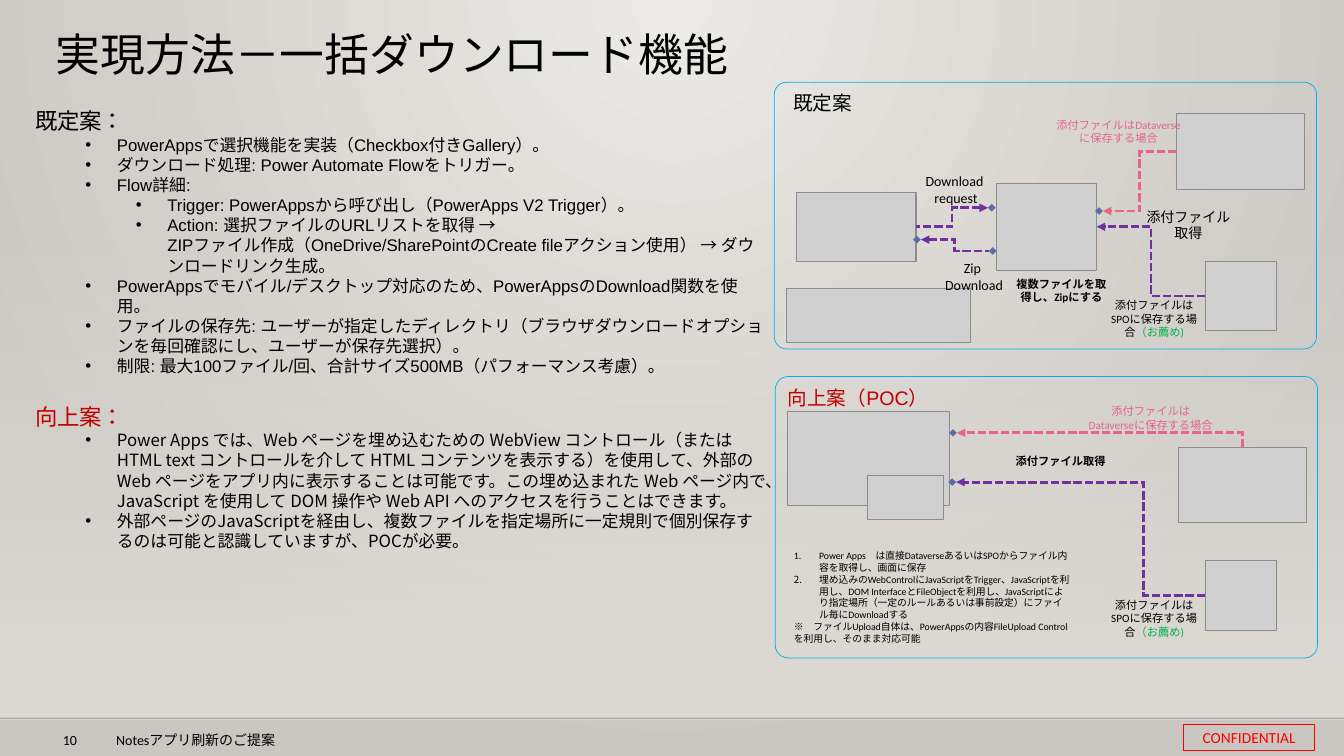
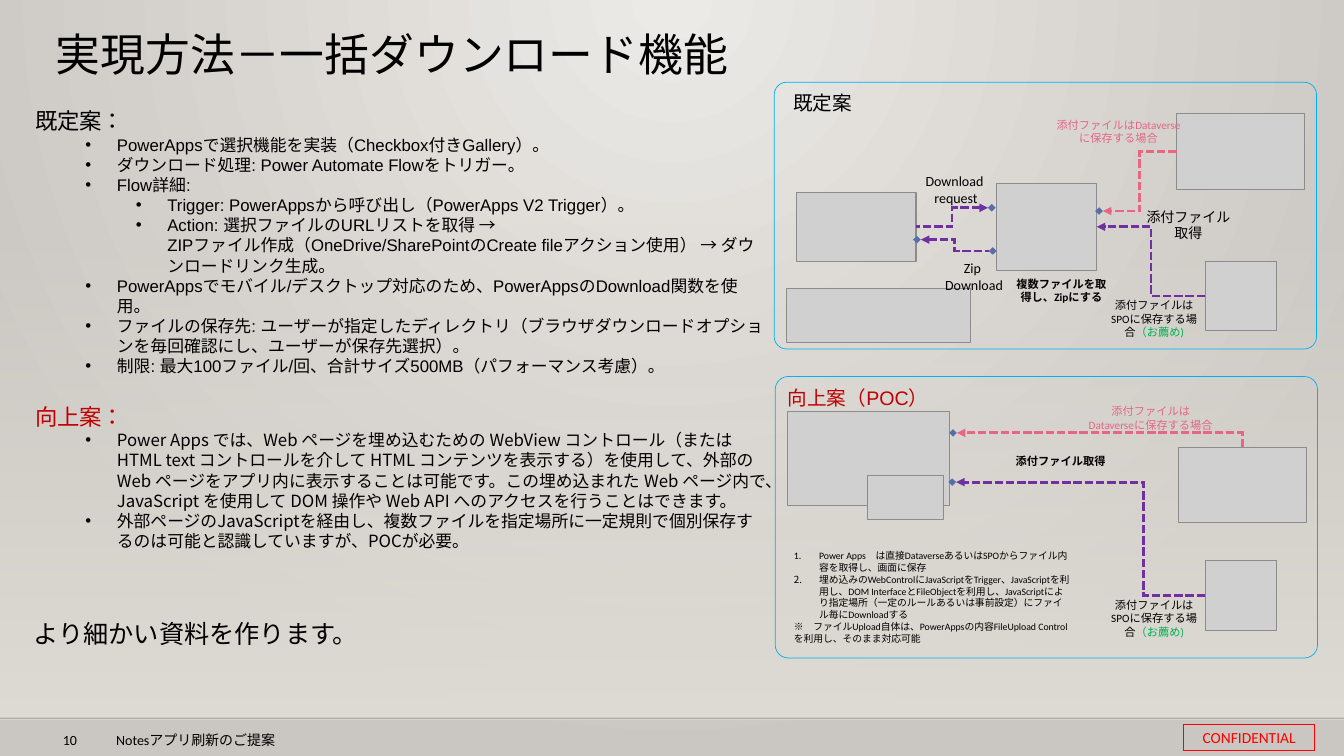
Before and after one commit to 0494938/Notes--CMS-Online, a slide deck: slide 10 of Notesアプリ刷新プロジェクト提案見積もり.pptx. Drawn at 1344x756 pixels with LibreOffice and Linux fonts; fonts in the diff are those of the drawing; grey boxes stand for pictures; background and template pictures are left out. Boxes give left, top, right and bottom in pixels: in the first picture for what was removed or moved away, otherwise in the second. Text is boxed around its words. In the diff, an @@ line names an element or a change of style, - is before the commit and + after.

```diff
--- a/Notesアプリ刷新プロジェクト提案見積もり.pptx
+++ b/Notesアプリ刷新プロジェクト提案見積もり.pptx
@@ text added at (x1=34, y1=622, x2=359, y2=645), 18 pt, text #000000 @@
+より細かい資料を作ります。
```
Also in this commit, not shown: 6 other slides changed, 1 other file.
